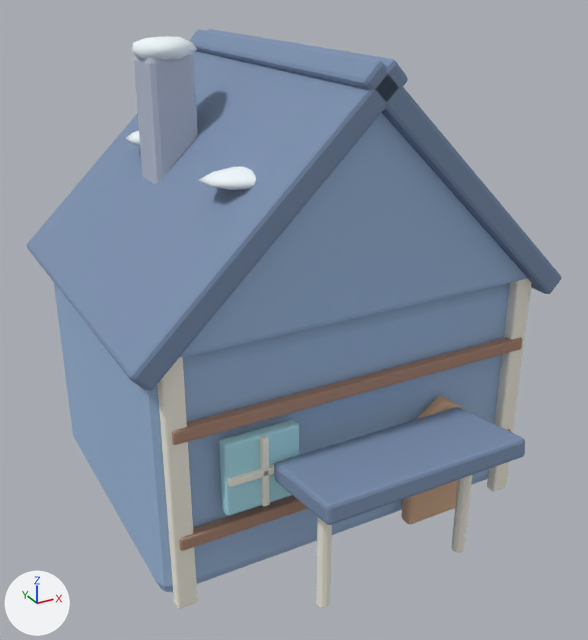
The glTF model assets/northern/northern_house_blue.glb: old version first, new version second.
One viewpoint serves both versions: a 50 mm camera at (-8.04, -15.28, 11.33) aimed at (-0.26, -1.14, 4.26). Lighting does not change. The marker at lower left points along +X, +Y and +Z. The older version comes first. Vertices at exactly the same position are counted once.

Script lines for the objects in view, before the commit:
```python
me_back_gable_mesh_010 = bpy.data.meshes.new('back_gable_mesh.010')
me_back_gable_mesh_010.from_pydata(...)  # 1216 vertices, 2336 faces; spans x -4.74..4.74, y -9.22..0.46, z -5.27..4.8
# faces by material slot: [268, 136, 108, 304, 872, 216, 324, 108]
me_back_gable_mesh_010.materials.append(mat_mrn_blue)  # blue #9ebadd
me_back_gable_mesh_010.materials.append(mat_mrn_wood_light)  # beige #d6af90
me_back_gable_mesh_010.materials.append(mat_mrn_stone)  # pale blue #b8c0d3
me_back_gable_mesh_010.materials.append(mat_mrn_snow)  # white #f1f9fd
me_back_gable_mesh_010.materials.append(mat_mrn_cream)  # white #f8f5e7
me_back_gable_mesh_010.materials.append(mat_mrn_wood)  # beige #af8976
me_back_gable_mesh_010.materials.append(mat_mrn_roof_blue)  # blue #7c90af
me_back_gable_mesh_010.materials.append(mat_mrn_glass)  # cyan #afe5f1
ob_northern_house_blue_001 = bpy.data.objects.new('northern_house_blue.001', me_back_gable_mesh_010)
ob_northern_house_blue_001.location = (0.0, 3.39, 5.2)
```
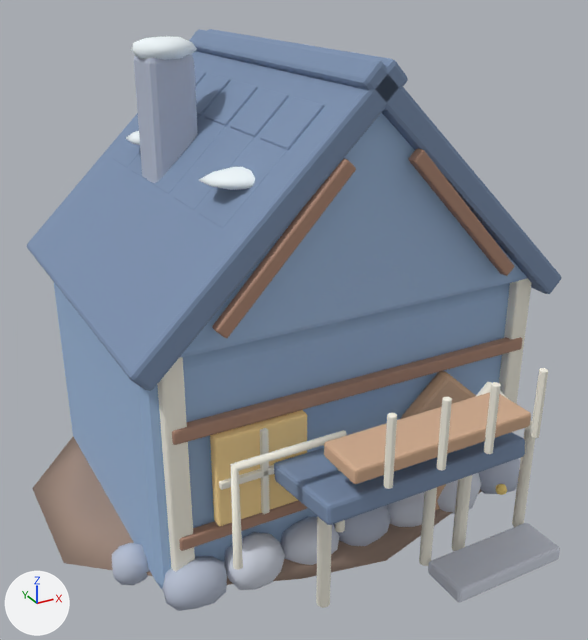
Boxes [x1, y1, x2, y2] around the edits, measured in the pictures (588 x 640 px; the box of a moved part takes in the faces that stretch with it):
'northern_house_blue.001', reshaped: before [27, 29, 561, 609]; after [27, 29, 561, 611]
part 1 of me_back_gable_mesh_010, moved or reshaped: before [227, 465, 274, 487]; after [219, 465, 274, 490]
part 2 of me_back_gable_mesh_010, moved or reshaped: before [260, 436, 269, 507]; after [260, 428, 270, 514]
part 3 of me_back_gable_mesh_010, added: after [496, 484, 507, 495]
part 4 of me_back_gable_mesh_010, added (beige): after [212, 159, 356, 338]
part 5 of me_back_gable_mesh_010, added (beige): after [408, 149, 514, 276]
part 6 of me_back_gable_mesh_010, rebuilt: before [401, 396, 469, 524]; after [400, 371, 476, 510]
part 7 of me_back_gable_mesh_010, rebuilt (21% wider, 21% taller): before [219, 420, 299, 516]; after [210, 410, 307, 526]
part 8 of me_back_gable_mesh_010, added: after [32, 70, 560, 611]

The change, as a list of edits to the scene's bpy script:
```text
Change me_back_gable_mesh_010:
    remove me_back_gable_mesh_010.from_pydata(...)  # 1216 vertices, 2336 faces; spans x -4.74..4.74, y -9.22..0.46, z -5.27..4.8
    add me_back_gable_mesh_010.from_pydata(...)  # 4508 vertices, 8656 faces; spans x -5.77..5.72, y -10.03..1.37, z -5.38..4.8
    me_back_gable_mesh_010 part 1: the loose piece of 56 vertices spanning x -3.1..-1.62, y -7.27..-7.15, z -2.62..-2.48 is scaled about its middle by (1.23, 1, 1)
    me_back_gable_mesh_010 part 2: the loose piece of 56 vertices spanning x -2.43..-2.29, y -7.27..-7.15, z -3.29..-1.81 is scaled about its middle by (1, 1, 1.23)
    me_back_gable_mesh_010 part 3: the loose piece of 42 vertices spanning x -2.72..-0.49, y -6.4..-5.1, z 2.45..2.81 is copied, and the copy is scaled about its middle by (0.106, 0.177, 0.673), then moved by (4.09, -2.67, -6.48), in mat_mrn_gold (yellow #f8da81); it spans x 2.37..2.6, y -8.53..-8.29, z -3.97..-3.72
    me_back_gable_mesh_010 part 4: the loose piece of 56 vertices spanning x -2.43..-2.29, y -7.27..-7.15, z -3.29..-1.81 is copied, and the copy is multiplied about its middle by the matrix ((1.469, 0.0, 1.685), (0.0, 1.833, 0.0), (-1.403, 0.0, 1.763)), then moved by (0.44, 0.0, 4.31), in mat_mrn_wood (beige #af8976); it spans x -3.25..-0.6, y -7.32..-7.1, z 0.38..3.14
    me_back_gable_mesh_010 part 5: the loose piece of 56 vertices spanning x 3.73..4.15, y -6.97..-6.71, z -5.27..0.08 is copied, and the copy is multiplied about its middle by the matrix ((0.464, 0.0, -0.463), (0.0, 0.846, 0.0), (0.444, 0.0, 0.485)), then moved by (-2.01, -0.37, 4.36), in mat_mrn_wood (beige #af8976); it spans x 0.6..3.25, y -7.32..-7.1, z 0.38..3.14
    me_back_gable_mesh_010 part 6: the loose piece of 70 vertices spanning x 1.12..2.72, y -7.18..-6.84, z -5.15..-2.23 is rebuilt with 70 vertices and now spans x 0.92..2.92, y -7.18..-6.84, z -5.15..-1.64
    me_back_gable_mesh_010 part 7: the loose piece of 56 vertices spanning x -3.14..-1.59, y -7.17..-6.91, z -3.32..-1.77 is rebuilt with 56 vertices and now spans x -3.31..-1.41, y -7.17..-6.91, z -3.5..-1.6, in mat_mrn_window_warm (beige #ffdd99)
    me_back_gable_mesh_010 part 8: 2802 vertices added at x -5.77..5.72, y -10.03..1.37, z -5.38..3.91
    other edits to the shape of me_back_gable_mesh_010 do not show in these pictures
    remove me_back_gable_mesh_010.materials.append(mat_mrn_glass)  # cyan #afe5f1
    add me_back_gable_mesh_010.materials.append(mat_mrn_gold)  # yellow #f8da81
    add me_back_gable_mesh_010.materials.append(mat_mrn_stone_light)  # white #d7ddea
    add me_back_gable_mesh_010.materials.append(mat_mrn_earth)  # beige #a0897c
    add me_back_gable_mesh_010.materials.append(mat_mrn_leaf_rose)  # pink #da99ad
    add me_back_gable_mesh_010.materials.append(mat_mrn_leaf_gold)  # beige #e5c481
    add me_back_gable_mesh_010.materials.append(mat_mrn_window_warm)  # beige #ffdd99
```
